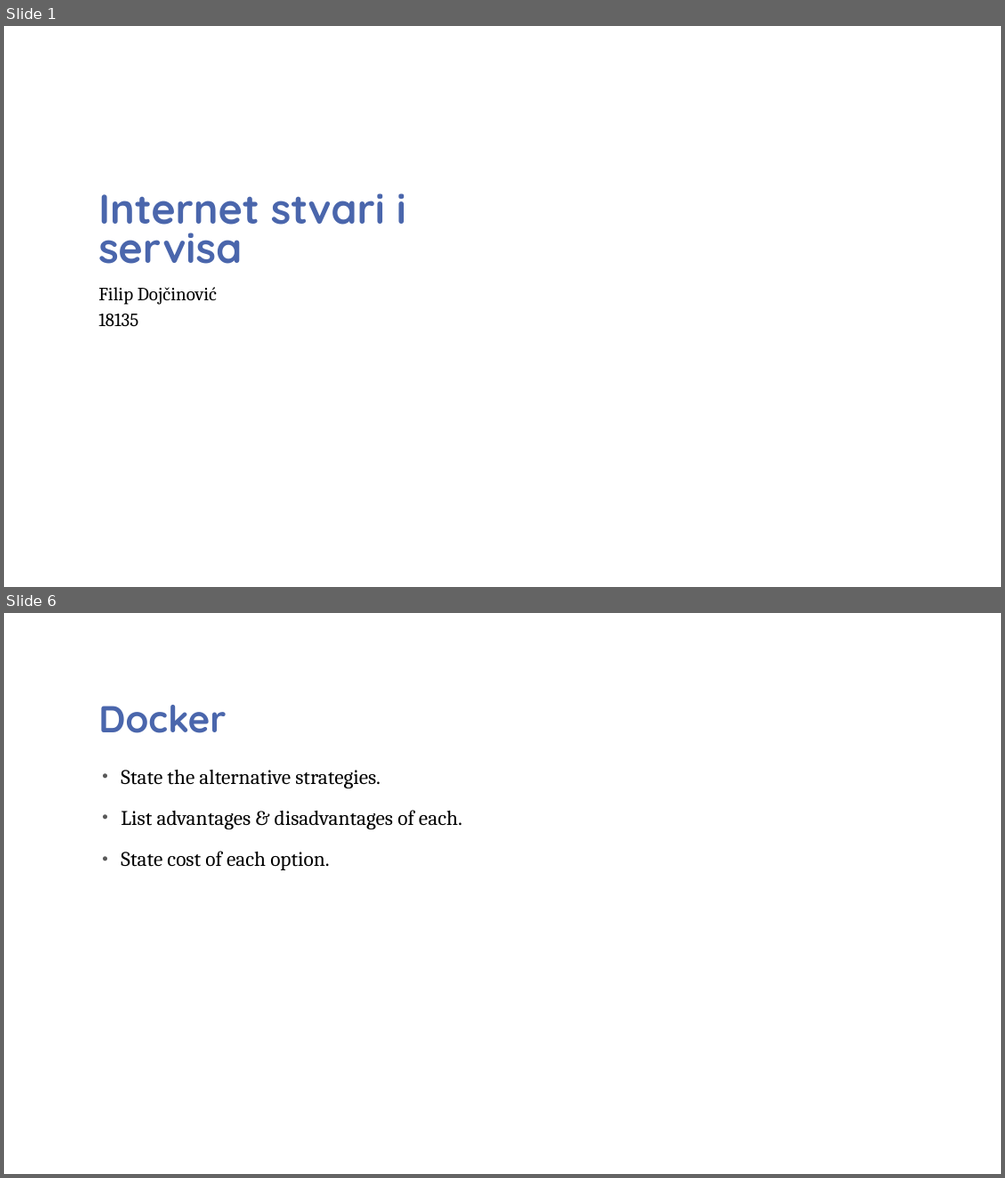
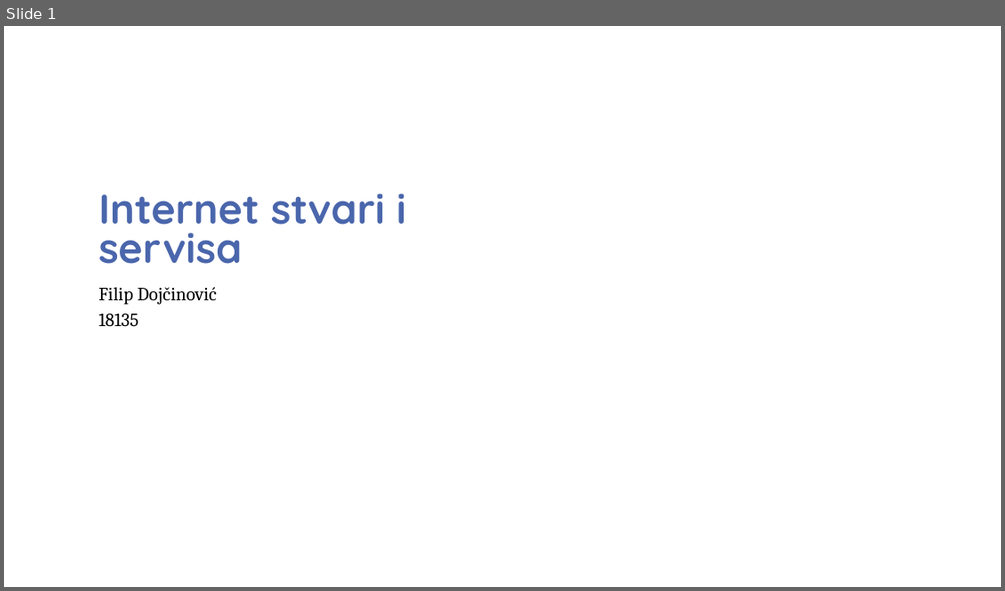
Before and after one commit to deutschah/IOT2, a slide deck: Internet stvari i servisa2.pptx. Shown one above the other, each under a label of ours: slides 1 and 6 before the commit, slide 1 after it; the slides between them are not shown. The pictures are 1005x1178 and 1005x591 pixels, drawn with LibreOffice and Linux fonts; fonts in the diff are those of the drawing; background and template pictures are left out. Boxes give left, top, right and bottom in pixels: in the first picture for what was removed or moved away, otherwise in the second. Text is boxed around its words. In the diff, an @@ line names an element or a change of style, - is before the commit and + after.

```diff
--- a/Internet stvari i servisa2.pptx
+++ b/Internet stvari i servisa2.pptx
@@ slide 6 removed at (4,613,1001,1174), background picture (left out) @@
@@ title removed at (98,705,226,733) @@
-Docker
@@ text removed at (121,769,462,870) @@
-• State the alternative strategies.
-• List advantages & disadvantages of each.
-• State cost of each option.
```
Also in this commit, not shown: 3 slides changed, 6 slides added, 1 other slide removed, 14 other files.
